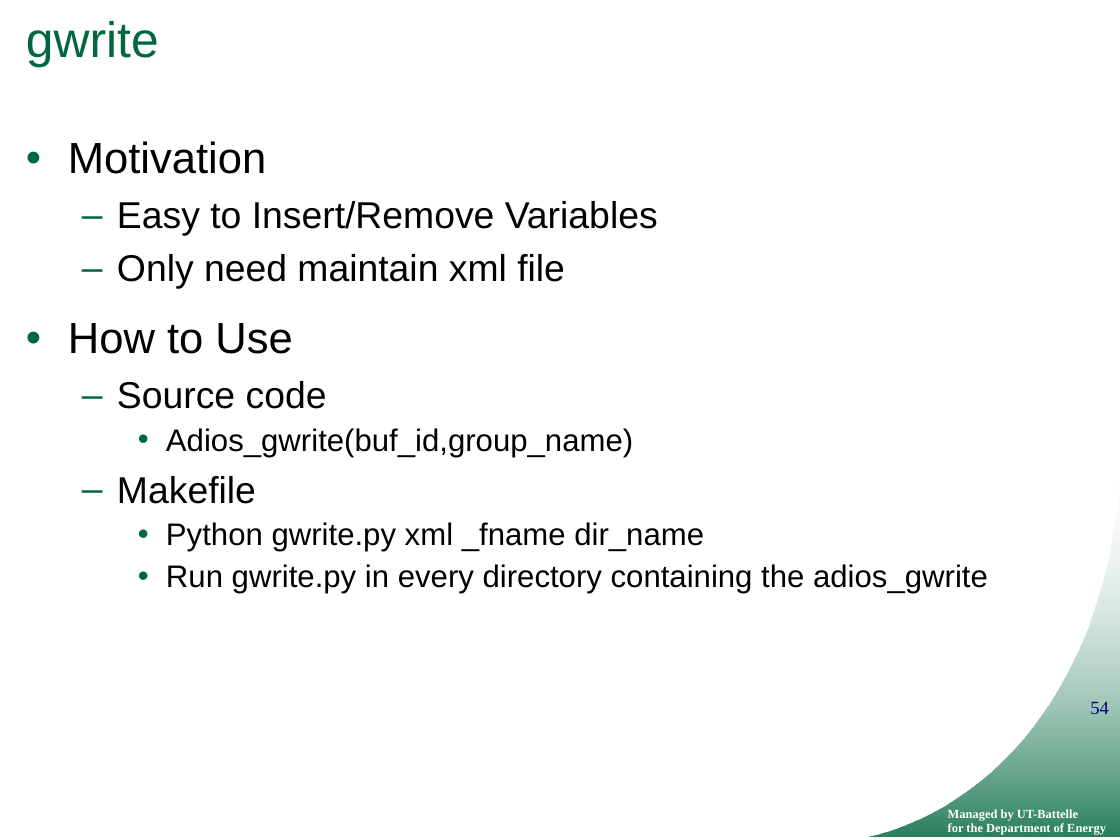
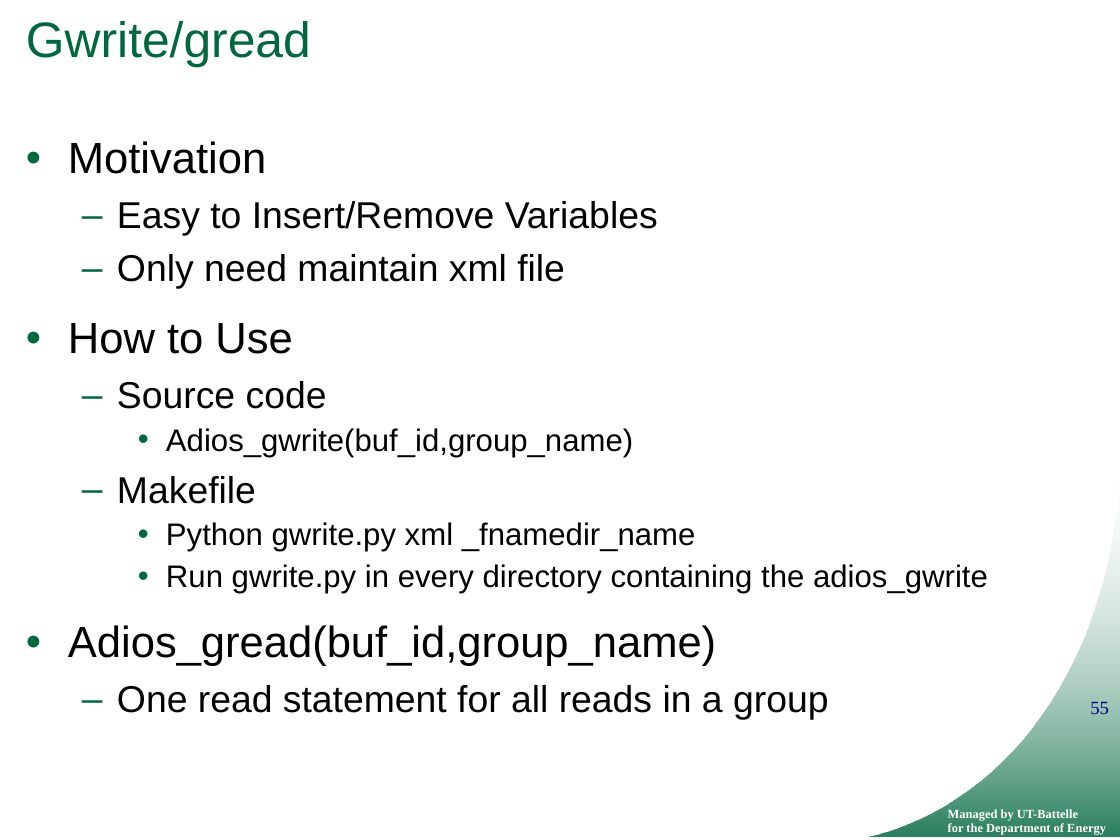
Before and after one commit to ornladios/ADIOS, a slide deck: slide 55 of tutorial/adios_api_scidac_tutorial.pptx (slide 54 before the commit). Drawn at 1120x840 pixels with LibreOffice and Linux fonts; fonts in the diff are those of the drawing; background and template pictures are left out. Boxes give left, top, right and bottom in pixels: in the first picture for what was removed or moved away, otherwise in the second. Text is boxed around its words. In the diff, an @@ line names an element or a change of style, - is before the commit and + after.

```diff
--- a/tutorial/adios_api_scidac_tutorial.pptx
+++ b/tutorial/adios_api_scidac_tutorial.pptx
@@ title at [26,21,311,68]: text changed @@
-gwrite
+Gwrite/gread
@@ text at [166,522,696,552]: spaces changed @@
-    • Python gwrite.py xml _fname dir_name
+    • Python gwrite.py xml _fnamedir_name
@@ text at [68,625,828,720]: paragraphs added @@
+• Adios_gread(buf_id,group_name)
+  – One read statement for all reads in a group
@@ page number at [1090,702,1109,714]: text changed @@
-54
+55
```
Also in this commit, not shown: 22 other slides changed, 2 slides added, 14 slides removed.
